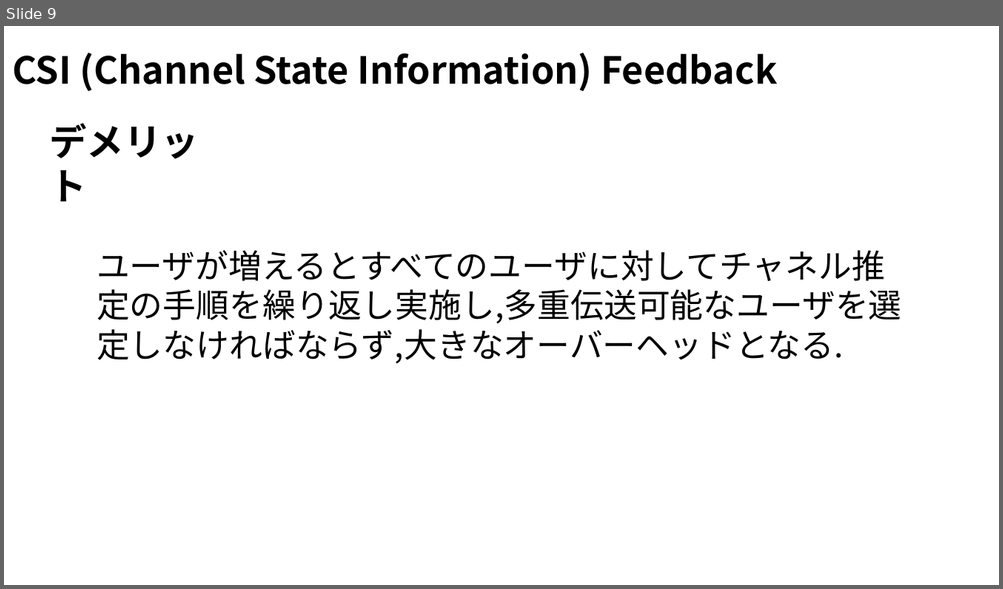
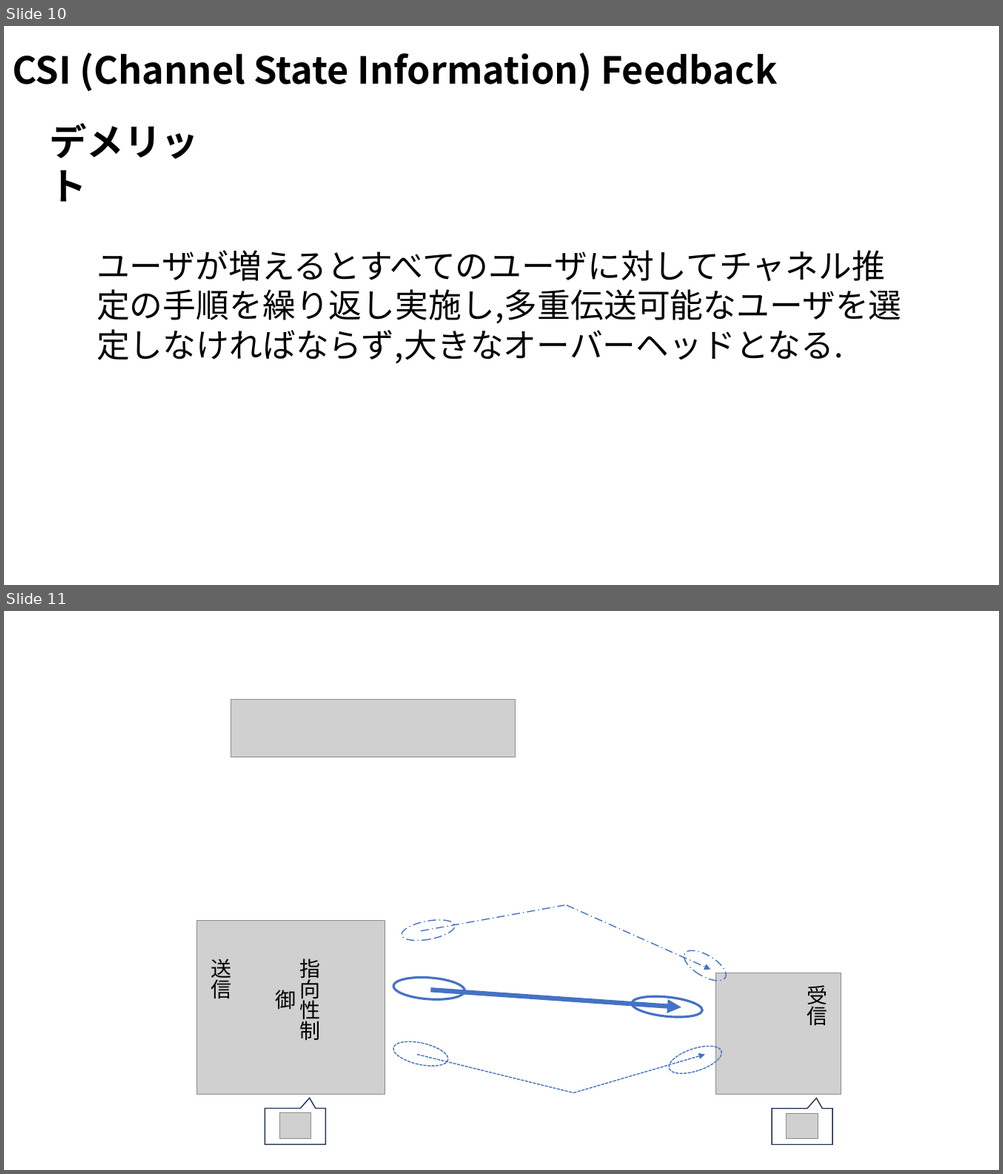
Before and after one commit to ryoww/seminar, a slide deck: MIMO/MU-MIMO.pptx. Shown one above the other, each under a label of ours: slide 9 before the commit, slides 10 and 11 after it. The pictures are 1003x589 and 1003x1174 pixels, drawn with LibreOffice and Linux fonts; fonts in the diff are those of the drawing; grey boxes stand for pictures. Boxes give left, top, right and bottom in pixels: in the first picture for what was removed or moved away, otherwise in the second. Text is boxed around its words. In the diff, an @@ line names an element or a change of style, - is before the commit and + after.

```diff
--- a/MIMO/MU-MIMO.pptx
+++ b/MIMO/MU-MIMO.pptx
@@ slide 11 added at [4,611,999,1170], background #FFFFFF @@
@@ picture added at [231,699,515,758] @@
@@ group added at [196,906,840,1145]: 6 ellipses, 4 pictures, 3 texts, 3 arrows, 2 lines, 2 speech boxes @@
+指向性制御
+送信
+受信
@@ what was slide 9 is now slide 10 @@
```
Also in this commit, not shown: 1 slide changed, 2 other slides added, 2 slides removed, 3 other files.
